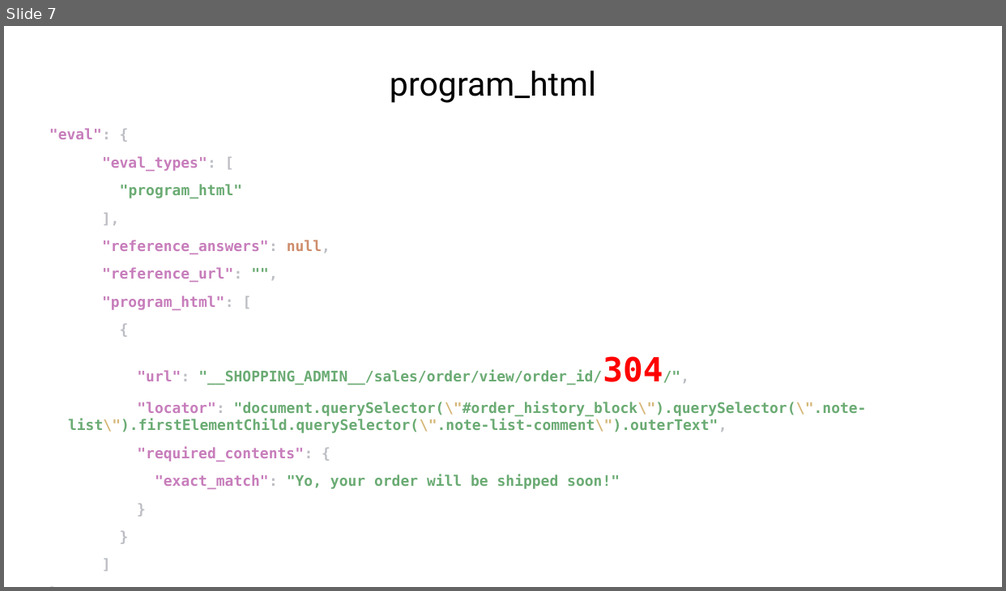
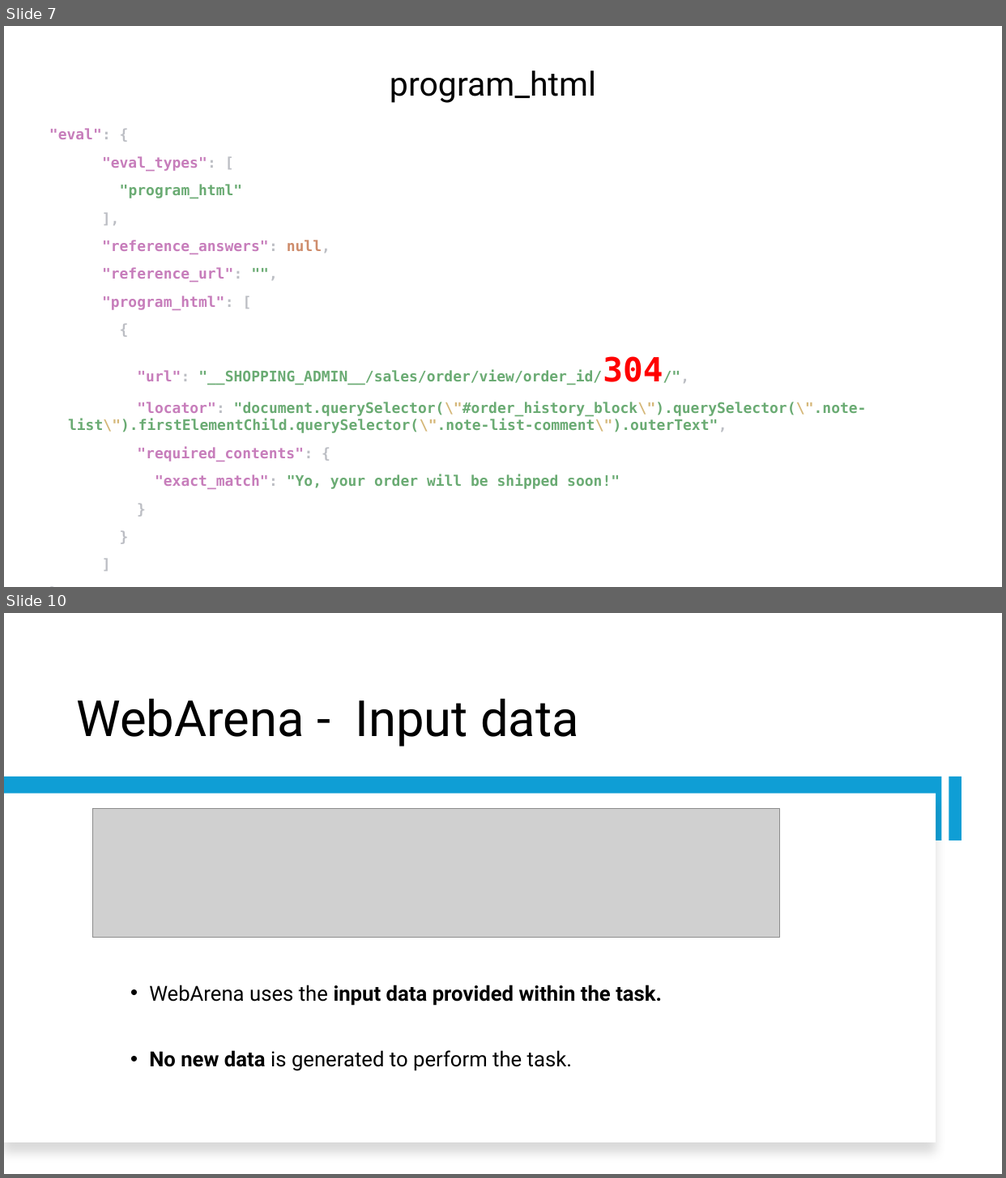
Before and after one commit to nguyennguyen6bk/web-space, a slide deck: Report.pptx. Shown one above the other, each under a label of ours: slide 7 before the commit, slides 7 and 10 after it; the slides between them are not shown. The pictures are 1006x591 and 1006x1178 pixels, drawn with LibreOffice and Linux fonts; fonts in the diff are those of the drawing; grey boxes stand for pictures. Boxes give left, top, right and bottom in pixels: in the first picture for what was removed or moved away, otherwise in the second. Text is boxed around its words. In the diff, an @@ line names an element or a change of style, - is before the commit and + after.

```diff
--- a/Report.pptx
+++ b/Report.pptx
@@ slide 10 added at box(4, 613, 1002, 1174), background #FFFFFF @@
@@ title added at box(76, 698, 579, 747), 48 pt, text #000000 @@
+WebArena - Input data
@@ rectangle added at box(4, 777, 942, 841), fill #0F9ED5 @@
@@ rectangle added at box(948, 777, 961, 841), fill #0F9ED5 @@
@@ rectangle added at box(4, 794, 936, 1143), fill #FFFFFF @@
@@ picture added at box(92, 808, 780, 937) @@
@@ text added at box(149, 985, 662, 1071), 20 pt, text #000000 @@
+• WebArena uses the input data provided within the task.
+• No new data is generated to perform the task.
```
Also in this commit, not shown: 1 slide changed, 6 other slides added, 36 other files.
